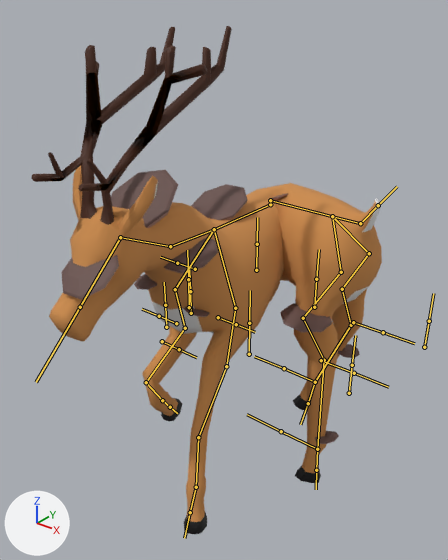
The FBX model Amelia Blume/Assets/Meshes/Animals/Deer_Infected_v2_FBX.fbx as it was, and as the next commit left it.
One viewpoint serves both versions: a camera (50 mm lens) standing at (184.0, -272.0, 254.0) and looking at (14.0, -59.0, 123.0). Arrows for +X, +Y and +Z are at lower left; the lights stay in place. Both versions are drawn at frame 1 of the action 'Walk'; the numbers are the values there. The bones that bend it are drawn over the model as lines.

In view in the first picture: 'Deer'.
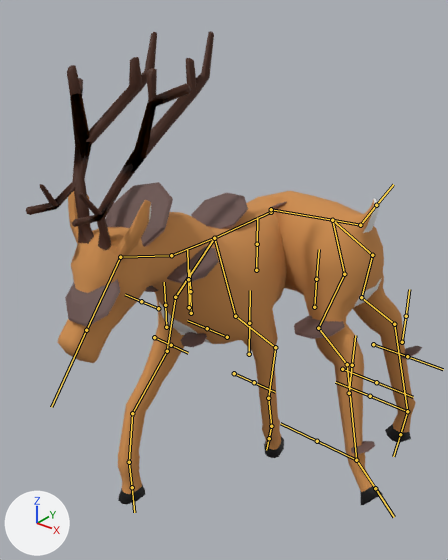
The edits, one by one:
Bone 'chest' (bone_chest) moves from (-3.0, 0.4, 0.0) to (1.4, -0.2, 0.0).
Bone 'leg.front.upper.R' (bone_leg_front_upper_r) moves from (-23.0, -25.2, -21.6) to (0.0, 0.0, 0.0).
Bone 'leg.front.upper.R' (bone_leg_front_upper_r) turns from (11, 19, -2) to (47, 8, -2) degrees about its own x, y and z.
Bone 'leg.front.mid.R' (bone_leg_front_mid_r) turns from (42, -18, 4) to (-6, 16, -7) degrees about its own x, y and z.
Bone 'leg.front.lower.R' (bone_leg_front_lower_r) turns from (-80, 0, 0) to (-15, 0, 0) degrees about its own x, y and z.
Bone 'foot.front.R' (bone_foot_front_r) turns from (-19, -6, -4) to (-27, -7, -5) degrees about its own x, y and z.
Bone 'neck.upper' (bone_neck_upper) turns from (32, 0, 0) to (39, 0, 0) degrees about its own x, y and z.
Bone 'leg.front.upper.L' (bone_leg_front_upper_l) moves from (0.0, 0.0, 0.0) to (26.0, -29.7, -8.5).
Bone 'leg.front.upper.L' (bone_leg_front_upper_l) turns from (39, -13, 14) to (-17, 19, -5) degrees about its own x, y and z.
Bone 'leg.front.mid.L' (bone_leg_front_mid_l) turns from (-20, -19, 15) to (14, -35, 0) degrees about its own x, y and z.
Bone 'leg.front.lower.L' (bone_leg_front_lower_l) turns from (-9, 0, 0) to (4, 0, 0) degrees about its own x, y and z.
Bone 'back' (bone_back) moves from (-5.2, 0.0, 0.0) to (0.0, 0.0, 0.0).
Bone 'back' (bone_back) turns from (0, 0, -5) to (0, 0, 0) degrees about its own x, y and z.
Bone 'leg.hind.upper.R' (bone_leg_hind_upper_r) moves from (-11.5, -15.5, 23.8) to (0.0, 0.0, 0.0).
Bone 'leg.hind.upper.R' (bone_leg_hind_upper_r) turns from (3, -9, 6) to (-9, 2, 0) degrees about its own x, y and z.
Bone 'leg.hind.mid.R' (bone_leg_hind_mid_r) turns from (11, 15, 6) to (-14, -14, -1) degrees about its own x, y and z.
Bone 'leg.hind.lower.R' (bone_leg_hind_lower_r) turns from (-12, 0, 0) to (-10, 0, 0) degrees about its own x, y and z.
Bone 'foot.hind.R' (bone_foot_hind_r) turns from (-5, 10, 8) to (36, 31, 15) degrees about its own x, y and z.
Bone 'leg.hind.upper.L' (bone_leg_hind_upper_l) turns from (2, 0, -3) to (-7, 8, -5) degrees about its own x, y and z.
Bone 'leg.hind.mid.L' (bone_leg_hind_mid_l) turns from (-16, -6, -3) to (-26, 1, -2) degrees about its own x, y and z.
Bone 'leg.hind.lower.L' (bone_leg_hind_lower_l) turns from (-12, 0, 0) to (4, 0, 0) degrees about its own x, y and z.
Bone 'foot.hind.L' (bone_foot_hind_l) turns from (14, -3, -6) to (-22, -3, -6) degrees about its own x, y and z.

What differs and where, as boxes [x1, y1, x2, y2] in the pictures (448 x 560 px):
'Deer', posed (11% wider, 7% shorter)
    before: [31, 26, 382, 535]
    after: [26, 31, 415, 505]
'Infection', now drawn (brown)
    after: [65, 182, 422, 454]
    faces in mat_mushroom_3_top (brown #69504c): [65, 182, 422, 454]
    faces in mat_mushroom_3_flesh (brown #ac847b): [146, 202, 419, 454]
bone 'chest', root to tip
    before: (270, 204) to (214, 229)
    after: (271, 212) to (214, 238)
bone 'leg.front.upper.R', root to tip
    before: (175, 289) to (185, 328)
    after: (175, 297) to (167, 351)
bone 'leg.front.mid.R', root to tip
    before: (185, 328) to (146, 382)
    after: (167, 351) to (132, 413)
bone 'leg.front.lower.R', root to tip
    before: (146, 382) to (162, 400)
    after: (132, 413) to (129, 462)
bone 'foot.front.R', root to tip
    before: (162, 400) to (170, 407)
    after: (129, 462) to (132, 487)
bone 'neck.upper', root to tip
    before: (170, 246) to (120, 237)
    after: (171, 255) to (120, 257)
bone 'leg.front.upper.L', root to tip
    before: (235, 308) to (226, 366)
    after: (235, 316) to (275, 347)
bone 'leg.front.mid.L', root to tip
    before: (226, 366) to (198, 437)
    after: (275, 347) to (268, 398)
bone 'leg.front.lower.L', root to tip
    before: (198, 437) to (196, 487)
    after: (268, 398) to (271, 426)
bone 'back', root to tip
    before: (270, 200) to (332, 216)
    after: (271, 209) to (332, 220)
bone 'leg.hind.upper.R', root to tip
    before: (369, 253) to (342, 289)
    after: (372, 255) to (361, 297)
bone 'leg.hind.mid.R', root to tip
    before: (342, 289) to (351, 325)
    after: (361, 297) to (394, 324)
bone 'leg.hind.lower.R', root to tip
    before: (351, 325) to (315, 382)
    after: (394, 324) to (407, 411)
bone 'foot.hind.R', root to tip
    before: (315, 382) to (308, 403)
    after: (407, 411) to (400, 434)
bone 'leg.hind.upper.L', root to tip
    before: (341, 272) to (303, 318)
    after: (344, 274) to (318, 328)
bone 'leg.hind.mid.L', root to tip
    before: (303, 318) to (324, 360)
    after: (318, 328) to (347, 364)
bone 'leg.hind.lower.L', root to tip
    before: (324, 360) to (317, 449)
    after: (347, 364) to (356, 460)
bone 'foot.hind.L', root to tip
    before: (317, 449) to (316, 470)
    after: (356, 460) to (375, 488)
